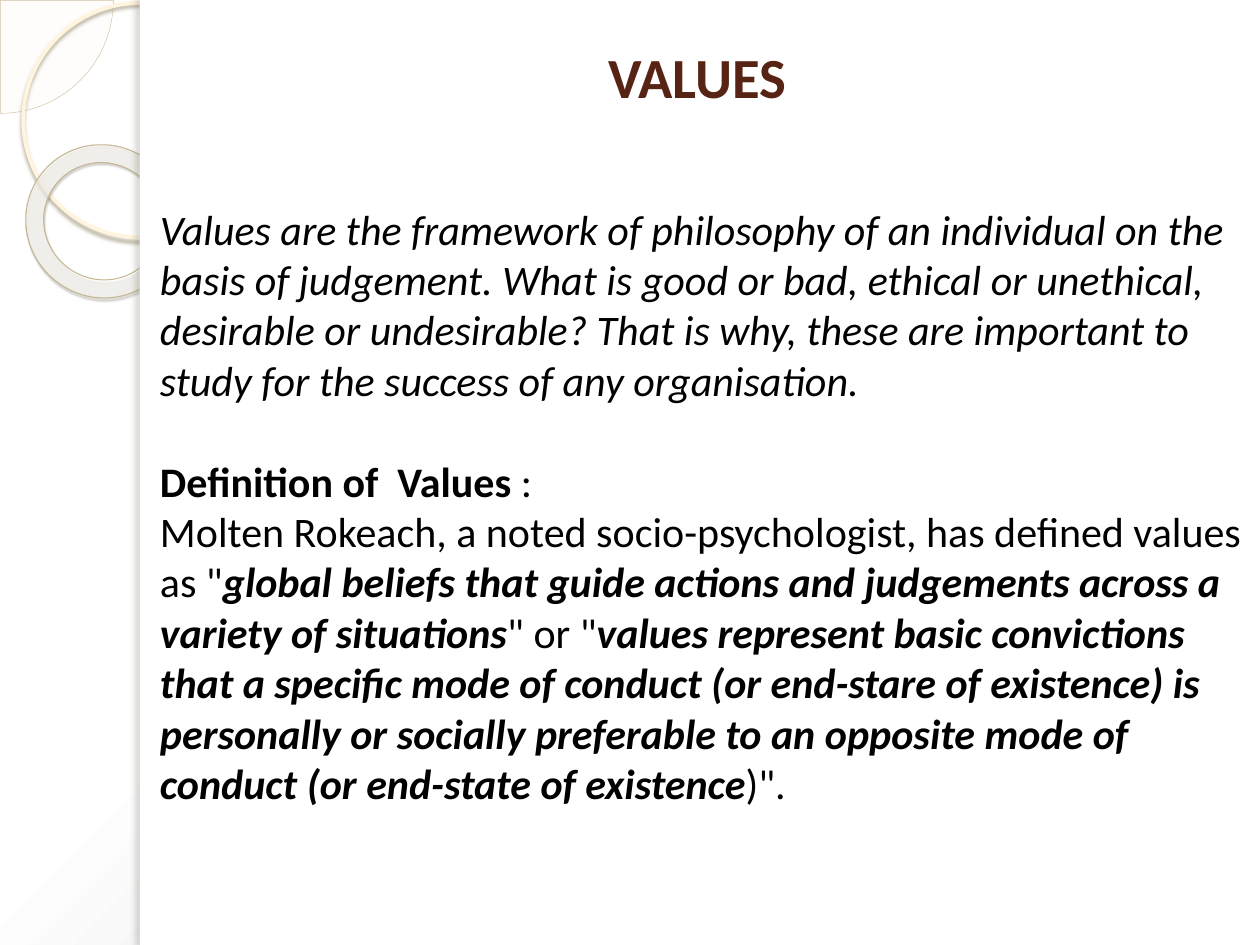
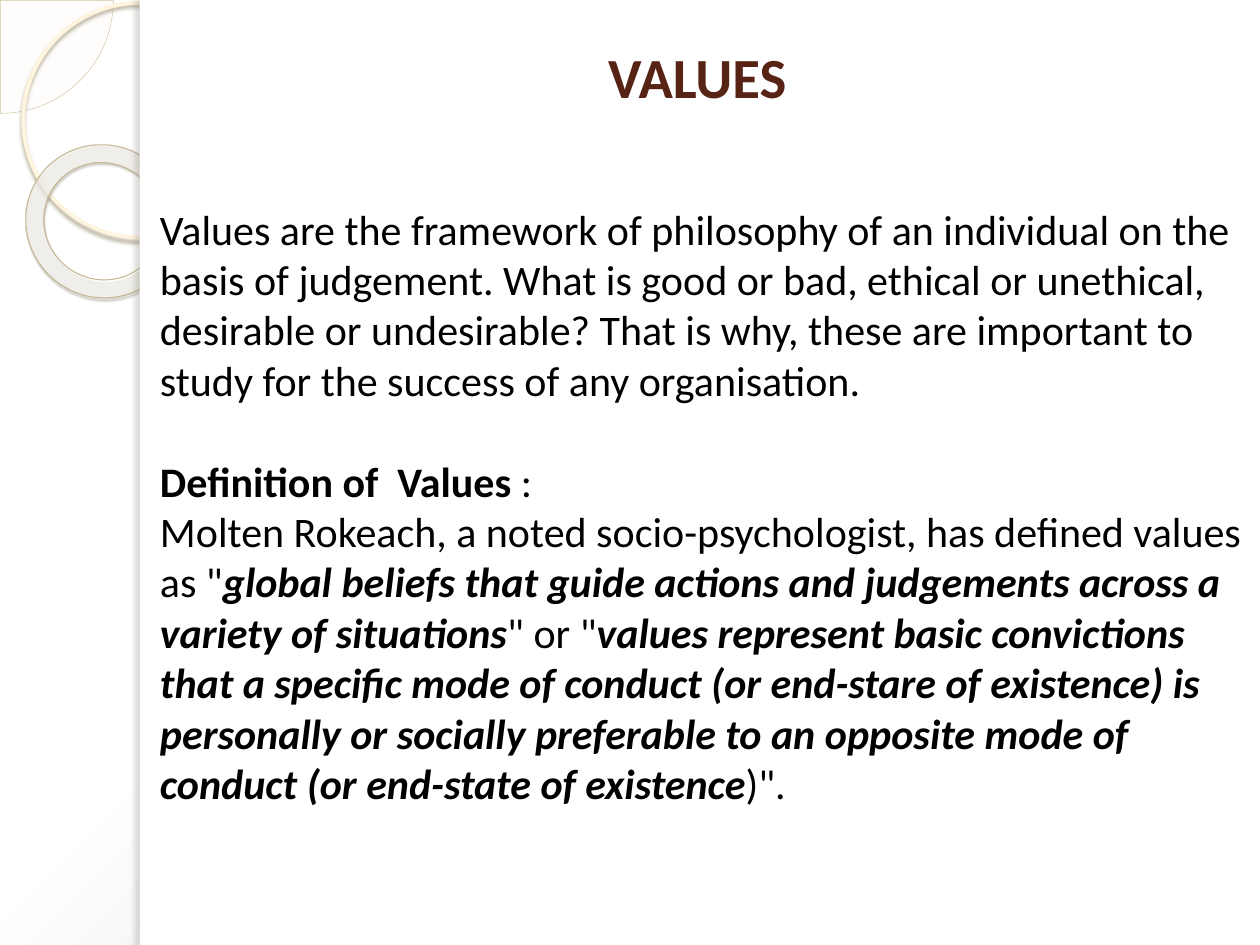
Before and after one commit to pankajgautam307/notes_2026, a slide deck: slide 63 of BOM/Presentation Ch-1.pptx. Drawn at 1260x945 pixels with LibreOffice and Linux fonts; fonts in the diff are those of the drawing. Boxes give left, top, right and bottom in pixels: in the first picture for what was removed or moved away, otherwise in the second. Text is boxed around its words. In the diff, an @@ line names an element or a change of style, - is before the commit and + after.

```diff
--- a/BOM/Presentation Ch-1.pptx
+++ b/BOM/Presentation Ch-1.pptx
@@ text at bbox=[160, 215, 1229, 404]: italic off in "Values are the framework of philosophy of ..." @@
```
Also in this commit, not shown: 1 other file.
